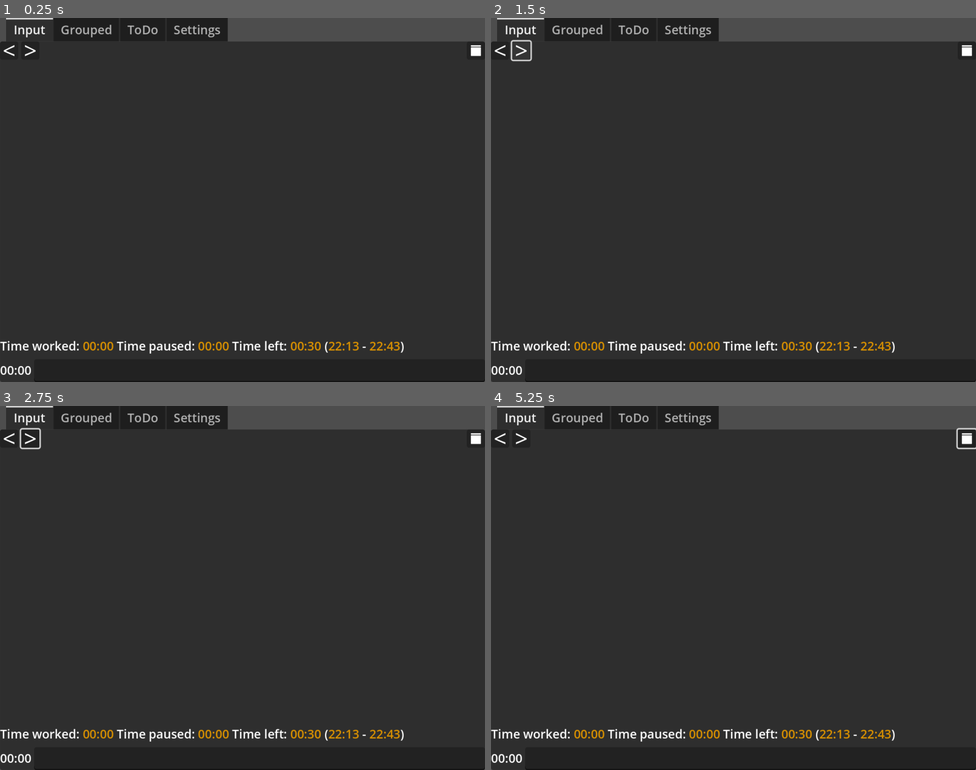
Above: before the commit, frames 1-4 (two rows, left to right).
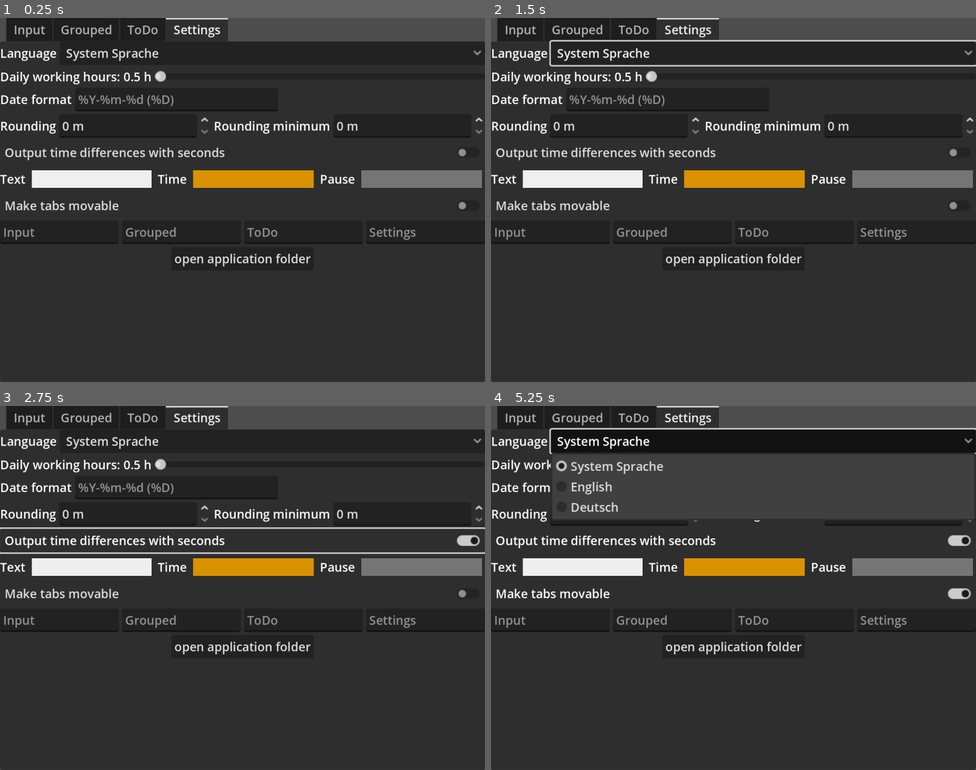
Above: after the commit, the same moments.

Repository: FailedCode/timelog
Game: Godot game, scene res://main.tscn
The game is run twice, just before and just after one commit, with the same random seed, the same clock (stepped at 60 frames per second) and the same inputs.
Inputs (mouse positions are in pixels of both pictures, inside the frame that each line leads up to):
- Up to frame 1 (0.25 s): no input
- Up to frame 2 (1.5 s): click (762, 54) at 0.5 s, where only the run after the commit has a clickable "System Sprache"; click (520, 50) at 1.27 s
- Up to frame 3 (2.75 s): click (242, 540) at 2 s, where only the run after the commit has a clickable "Output time differences with …"
- Up to frame 4 (5.25 s): click (966, 438) at 2.77 s; click (733, 595) at 3.5 s, where only the run after the commit has a clickable "Make tabs movable"; click (733, 646) at 4.25 s, where only the run after the commit has a clickable "open application folder"; click (762, 442) at 5 s, where only the run after the commit has a clickable "System Sprache"

The runs differ from the first frame. In frame 1, 9.5% of the frame differs, in the area x 0-100%, y 0-100%; in frame 2, 10%; in frame 3, 11%; in frame 4, 15%.

Commit message:
grouped view: use rounding settings, save and load rounding settings

Diff:
--- a/main.gd
+++ b/main.gd
@@ -49,6 +49,8 @@
 @onready var dateFormat:LineEdit = %DateFormat
 @onready var dateFormatPreviewLabel:Label = %DateFormatPreviewLabel
 @onready var diffSecondsToggle:CheckButton = %DiffSecondsToggle
+@onready var roundingMinutes:SpinBox = %RoundingMinutes
+@onready var roundingGraceMinutes:SpinBox = %RoundingGraceMinutes
 @onready var textColorPicker:ColorPickerButton = %TextColorPicker
 @onready var timeColorPicker:ColorPickerButton = %TimeColorPicker
 @onready var pauseColorPicker:ColorPickerButton = %PauseColorPicker
@@ -85,6 +87,8 @@
 	dailyWorkingHours.value = appSettings.dailyWorkingHours
 	dateFormat.text = appSettings.dateFormat
 	diffSecondsToggle.button_pressed = appSettings.diffSecondsToggle
+	roundingMinutes.value = appSettings.roundingMinutes
+	roundingGraceMinutes.value = appSettings.roundingGraceMinutes
 	# apply settings
 	set_translation(appSettings.getLanugageString())
 	if appSettings.window_size != Vector2i(0,0):
@@ -240,11 +244,13 @@
 	txt += "(%s - %s)" % [wrap_color(startTime, colorTime), wrap_color(stopTime, colorTime)]
 	current.text = txt
 
-
+## Grouped output
+## When switchting tasks back and forth, at the end of the day you still want
+## to enter each in your time sheet / company software
 func update_grouped_timelog():
 	var txt:String = ""
-	var timediff = 0
-	var timelast = 0
+	var timediff:int = 0
+	var timelast:int = 0
 	var colorText:String = textColorPicker.color.to_html()
 	var colorTime:String = timeColorPicker.color.to_html()
 	var groupedDict:Dictionary
@@ -261,8 +267,18 @@
 		var diff:int = groupedDict.get(group[0], 0)
 		groupedDict.set(group[0], diff + timediff)
 
+	var miniumDiff:int = int(appSettings.roundingMinutes * DateTime.SECONDS_PER_MINUTE)
+	var graceDiff:int = int(appSettings.roundingGraceMinutes * DateTime.SECONDS_PER_MINUTE)
 	for groupText in groupedDict.keys():
 		var groupdiff:int = groupedDict.get(groupText, 0)
+		if miniumDiff > 0:
+			var multiples:int = floor(groupdiff / float(miniumDiff))
+			var rest:int = groupdiff % miniumDiff
+			groupdiff = multiples * miniumDiff
+			if rest > graceDiff:
+				groupdiff += miniumDiff
+			if groupdiff < miniumDiff:
+				groupdiff = miniumDiff
 		txt += wrap_color(DateTime.time_diff(groupdiff, appSettings.diffSecondsToggle), colorTime) + "\t\t" + wrap_color(escape_bb_tags(groupText), colorText) + "\n"
 	grouped.text = txt
 
@@ -355,6 +371,16 @@
 	dateFormatPreviewLabel.text = DateTime.get_date_formated(new_text, 1740661545)
 	dateLabel.text = DateTime.get_date_formated(new_text, currentDateTimestamp)
 
+## settings change
+func _on_rounding_minutes_value_changed(value: float) -> void:
+	appSettings.roundingMinutes = int(value)
+	update_text_controls()
+
+## settings change
+func _on_rounding_grace_minutes_value_changed(value: float) -> void:
+	appSettings.roundingGraceMinutes = int(value)
+	update_text_controls()
+
 ## open "user://" to fiddle with the files by hand
 func _on_open_user_folder_button_pressed() -> void:
 	OS.shell_open(OS.get_user_data_dir())
--- a/main.tscn
+++ b/main.tscn
@@ -26,14 +26,16 @@
 anchor_bottom = 1.0
 grow_horizontal = 2
 grow_vertical = 2
-current_tab = 0
+current_tab = 3
 clip_tabs = false
 
 [node name="TAB_INPUT" type="VBoxContainer" parent="TabContainer"]
+visible = false
 layout_mode = 2
 metadata/_tab_index = 0
 
 [node name="DateContainer" type="HBoxContainer" parent="TabContainer/TAB_INPUT"]
+custom_minimum_size = Vector2(0, 24)
 layout_mode = 2
 
 [node name="DateBackButton" type="Button" parent="TabContainer/TAB_INPUT/DateContainer"]
@@ -141,7 +143,6 @@
 auto_tooltip = false
 
 [node name="TAB_SETTINGS" type="VBoxContainer" parent="TabContainer"]
-visible = false
 layout_mode = 2
 metadata/_tab_index = 3
 
@@ -211,10 +212,26 @@
 vertical_alignment = 1
 
 [node name="RoundingMinutes" type="SpinBox" parent="TabContainer/TAB_SETTINGS/HBoxContainer3"]
+unique_name_in_owner = true
 layout_mode = 2
 size_flags_horizontal = 3
 max_value = 60.0
 value = 15.0
+suffix = "m"
+
+[node name="RoundingGraceLabel" type="Label" parent="TabContainer/TAB_SETTINGS/HBoxContainer3"]
+layout_mode = 2
+tooltip_text = "ROUNDING_GRACE_TOOLTIP"
+mouse_filter = 0
+text = "ROUNDING_GRACE_LABEL"
+
+[node name="RoundingGraceMinutes" type="SpinBox" parent="TabContainer/TAB_SETTINGS/HBoxContainer3"]
+unique_name_in_owner = true
+layout_mode = 2
+size_flags_horizontal = 3
+tooltip_text = "ROUNDING_GRACE_TOOLTIP"
+max_value = 60.0
+value = 5.0
 suffix = "m"
 
 [node name="DiffSecondsToggle" type="CheckButton" parent="TabContainer/TAB_SETTINGS"]
@@ -299,6 +316,8 @@
 [connection signal="item_selected" from="TabContainer/TAB_SETTINGS/HBoxContainer6/SelectedLanguageButton" to="." method="_on_selected_language_button_item_selected"]
 [connection signal="value_changed" from="TabContainer/TAB_SETTINGS/HBoxContainer/DailyWorkingHours" to="." method="_on_daily_working_hours_value_changed"]
 [connection signal="text_changed" from="TabContainer/TAB_SETTINGS/HBoxContainer2/DateFormat" to="." method="_on_date_format_text_changed"]
+[connection signal="value_changed" from="TabContainer/TAB_SETTINGS/HBoxContainer3/RoundingMinutes" to="." method="_on_rounding_minutes_value_changed"]
+[connection signal="value_changed" from="TabContainer/TAB_SETTINGS/HBoxContainer3/RoundingGraceMinutes" to="." method="_on_rounding_grace_minutes_value_changed"]
 [connection signal="toggled" from="TabContainer/TAB_SETTINGS/DiffSecondsToggle" to="." method="_on_diff_seconds_toggle_toggled"]
 [connection signal="toggled" from="TabContainer/TAB_SETTINGS/TabsMoveableToggle" to="." method="_on_tabs_moveable_toggled"]
 [connection signal="pressed" from="TabContainer/TAB_SETTINGS/HBoxContainer5/OpenUserFolderButton" to="." method="_on_open_user_folder_button_pressed"]
--- a/resources/settings_resource.gd
+++ b/resources/settings_resource.gd
@@ -10,6 +10,8 @@
 var dailyWorkingHours:float = 0
 var dateFormat:String = ""
 var diffSecondsToggle:bool = false
+var roundingMinutes:int = 0
+var roundingGraceMinutes:int = 0
 
 var window_position:Vector2i = Vector2i(0,0)
 var window_size:Vector2i = Vector2i(0,0)
@@ -31,6 +33,8 @@
 	dailyWorkingHours = config_file.get_value("main", "DailyWorkingHours", 0)
 	dateFormat = config_file.get_value("main", "DateFormat", "")
 	diffSecondsToggle = config_file.get_value("main", "DiffSecondsToggle", false)
+	roundingMinutes = config_file.get_value("main", "RoundingMinutes", 0)
+	roundingGraceMinutes = config_file.get_value("main", "RoundingGraceMinutes", 0)
 
 	window_position.x = config_file.get_value("gfx", "window_position_x", 0)
 	window_position.y = config_file.get_value("gfx", "window_position_y", 0)
@@ -43,6 +47,8 @@
 	config_file.set_value("main", "DailyWorkingHours", dailyWorkingHours)
 	config_file.set_value("main", "DateFormat", dateFormat)
 	config_file.set_value("main", "DiffSecondsToggle", diffSecondsToggle)
+	config_file.set_value("main", "RoundingMinutes", roundingMinutes)
+	config_file.set_value("main", "RoundingGraceMinutes", roundingGraceMinutes)
 
 	config_file.set_value("gfx", "window_position_x", window_position.x)
 	config_file.set_value("gfx", "window_position_y", window_position.y)
--- a/scenes/row.tscn
+++ b/scenes/row.tscn
@@ -18,7 +18,6 @@
 [node name="TimeLabel" type="Label" parent="."]
 unique_name_in_owner = true
 layout_mode = 2
-size_flags_horizontal = 3
 text = "Time"
 horizontal_alignment = 2
 vertical_alignment = 1
Not shown, changed: translations/de.po
Not shown, changed: translations/en.po
Not shown, changed: translations/template.pot
